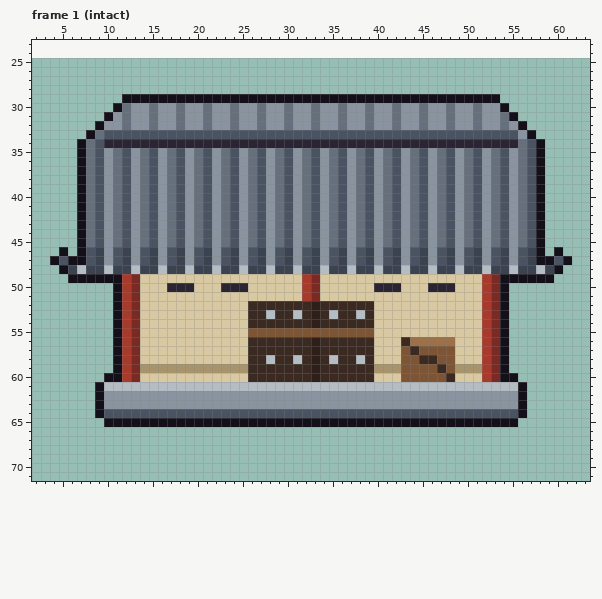
Two states of a pixel-art file, art/structures/storehouse.aseprite. The picture above is the old version.
64x48 pixels, 4 frames. Shown: frame 1 (intact): x 2..63, y 23..71. The old version is drawn lined up with the new one, on the new canvas. The commit also changed other frames, which this record leaves out.
The same view after the edit:
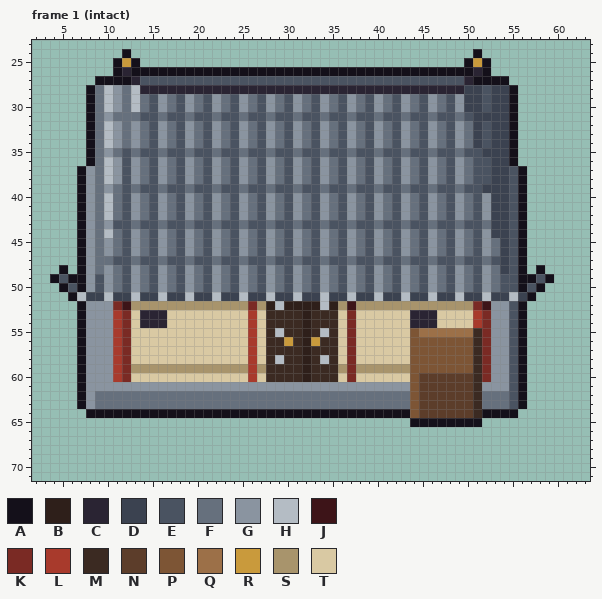
Palette (. is transparent): A #14101a  B #2e1f1a  C #2a2433  D #3b4250  E #4a5361  F #66707d  G #8a94a0  H #b4bcc4  J #3d1418  K #7a2a24  L #a83a2c  M #3b2a22  N #5c3d2a  P #7d5535  Q #9c7048  R #c99a3c  S #a8946c  T #d9c9a3
Difference:
canvas 64x48 -> 64x72, the old top-left corner now at 1,25 (the part of the old canvas that was cut away was empty and is not shown)
Changed rows in their new state; - is an unchanged pixel.
Frame 1 (intact):
first column x 4:
24 --------A--------------------------------------A----------
25 -------ARA------------------------------------ARA---------
26 -------ACAAAAAAAAAAAAAAAAAAAAAAAAAAAAAAAAAAAAAACA---------
27 -----AAAACEEEEEEEEEEEEEEEEEEEEEEEEEEEEEEEEEEEECAAAA-------
28 ----AFHGFHCCCCCCCCCCCCCCCCCCCCCCCCCCCCCCCCCCCCDDEDDA------
29 ----AFHGFHFEGFEGFEGFEGFEGFEGFEGFEGFEGFEGFEGFEGDDEDDA------
30 ----AFHG-HFE-FE-FE-FE-FE-FE-FE-FE-FE-FE-FE-FE-DDEDDA------
31 ----AFGF-FEEFEEFEEFEEFEEFEEFEEFEEFEEFEEFEEFEEFEDDDD-------
32 ----AFH---FE-FE-FE-FE-FE-FE-FE-FE-FE-FE-FE-FE-FDEDDA.-----
33 ------HGFGF-GF-GF-GF-GF-GF-GF-GF-GF-GF-GF-GF-GFD-DDA..----
34 ---.AFHGFGFEGFEGFEGFEGFEGFEGFEGFEGFEGFEGFEGFEGFDEDDA...---
35 ---.AF---FE-FE-FE-FE-FE-FE-FE-FE-FE-FE-FE-FE-FE-DDDA...---
36 ---.AFHG----------------------------------------EDDA...---
37 ----GFHG----------------------------------------EDDEA..---
38 ----GFHG----------------------------------------EDDEA..---
39 ----GF---FE-FE-FE-FE-FE-FE-FE-FE-FE-FE-FE-FE-FE-DDDEA..---
40 ----GFH------------------------------------------DDEA..---
41 ----GFH------------------------------------------DDEA..---
42 ----GFH------------------------------------------DDEA..---
43 ----GF-E-FE-FE-FE-FE-FE-FE-FE-FE-FE-FE-FE-FE-FE-FDDEA..---
44 ----GFH------------------------------------------DDEA..---
45 ----GF--------------------------------------------DEA..---
46 -.--GF-FE-FE-FE-FE-FE-FE-FE-FE-FE-FE-FE-FE-FE-FE-F-EA..-.-
47 ...-GFF-EF-EF-EF-EF-EF-EF-EF-EF-EF-EF-EF-EF-EF-EF--EA.....
48 --.AGFGFEGFEGFEGFEGFEGFEGFEGFEGFEGFEGFEGFEGFEGFEGF-EA.A..-
49 AE--GEGFEGFEGFEGFEGFEGFEGFEGFEGFEGFEGFEGFEGFEGFEGFEE--E---
50 -AEAGEGFEGFEGFEGFEGFEGFEGFEGFEGFEGFEGFEGFEGFEGFEGFEEAEA---
51 --AHDDHDDHDDHDDHDDHDDHDDHDDHDDHDDHDDHDDHDDHDDHDDHDDHDA----
52 ---AGGGKJSSSSSSSSSSSSSKSBHBBB-HBSJSSSSSSSSSSSSSKJGGEA-----
53 ---AGGGLKTCCC---------LTM--MBM-MTKTT----CCC----LKGGEA-----
54 ---AGGGLKTCCC---------LT----BM--TKTT----CCC----LKGGEA-----
55 ---AGGGLKT------------LTMHMMBMHMTKTT----PQQQQQQMKGGEA-----
56 ---AGGGLKT------------LT--R-BR--TKTT---TPPPPPPPMKGGEA-----
57 ---AGGGLKT------------LT----BM--TKTT---TP----PPMKGGEA-----
58 ---AGGGLKT------------LTMH-MBMHMTKTT---T-PP--PPMKGGEA-----
59 ---AGGGLKS------------LS----BM--SKSS---S---P-PPMKGGEA-----
60 ---AGGGLKT------------LT----BM--TKTT---T-NNNNNNMKGGEA-----
61 ---AGGGGGGGGGGGGGGGGGGGGGGGGGGGGGGGGGGGGPNNNNNNMGGGE------
62 ---AGFFFFFFFFFFFFFFFFFFFFFFFFFFFFFFFFFFFPNNNNNNMFFFE------
63 ---AGFFFFFFFFFFFFFFFFFFFFFFFFFFFFFFFFFFFPNNNNNNMFFFE------
64 ----A-AAAAAAAAAAAAAAAAAAAAAAAAAAAAAAAAAAPNNNNNNMAAAA.-----
65 ------..................................--------....------
Where, in picture pixels (left, top, right, bottom), the same in both pictures:
changed: (50, 49, 572, 427)
